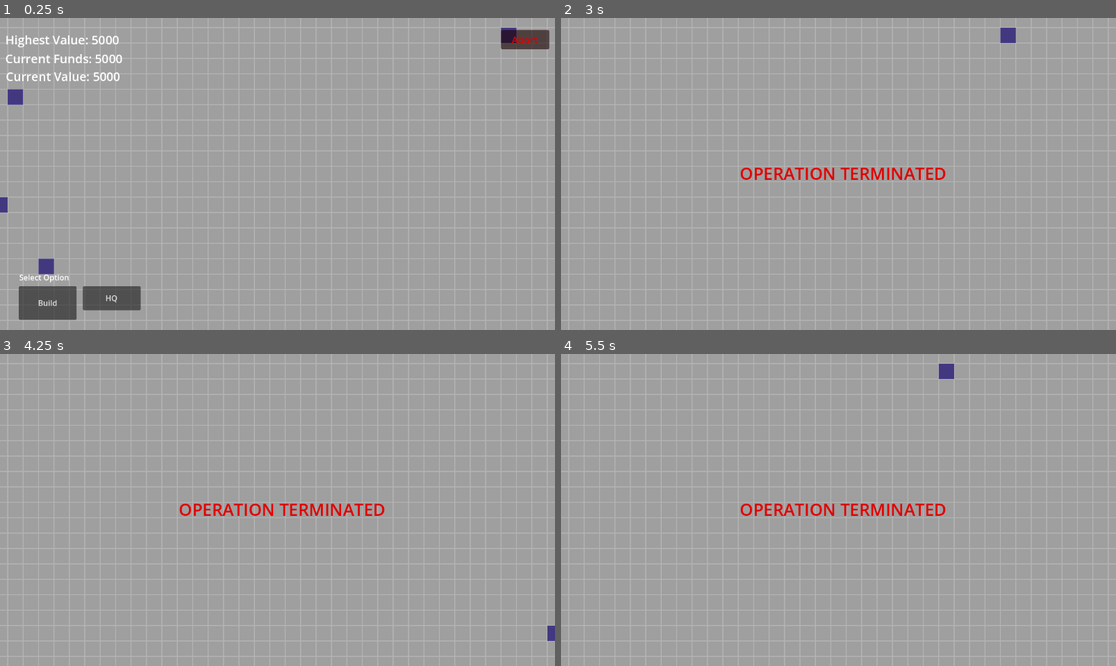
Above: before the commit, frames 1-4 (two rows, left to right).
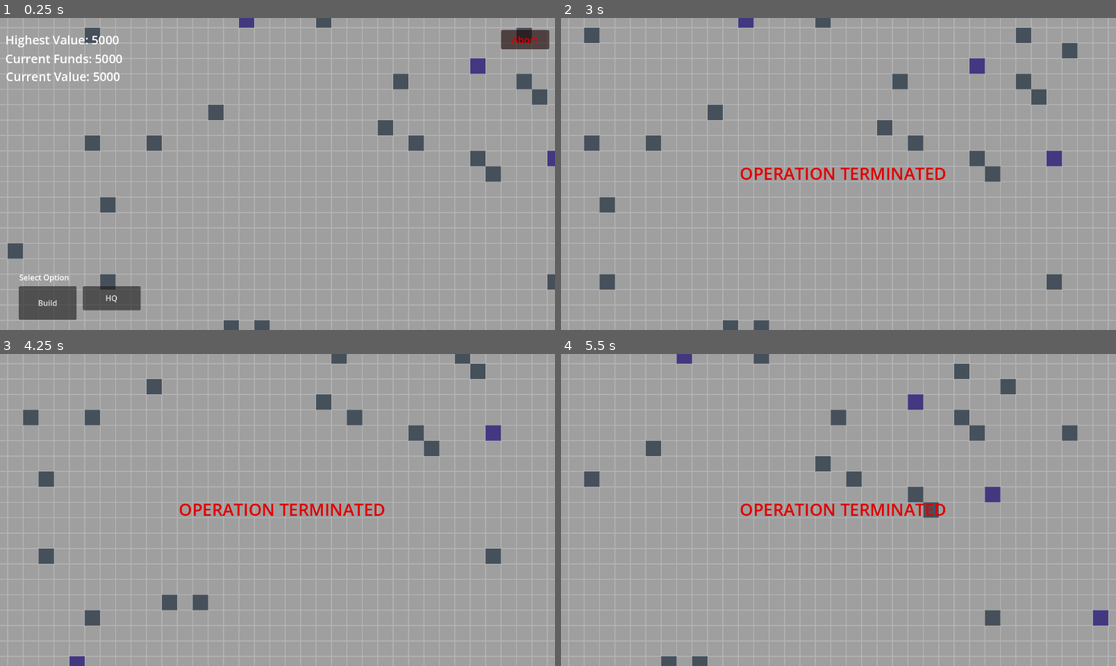
Above: after the commit, the same moments.

Repository: dwlee0802/BusinessTD
Game: Godot game, scene res://Scenes/game.tscn
The game is run twice, just before and just after one commit, with the same random seed, the same clock (stepped at 60 frames per second) and the same inputs.
Inputs (mouse positions are in pixels of both pictures, inside the frame that each line leads up to):
- Up to frame 1 (0.25 s): no input
- Up to frame 2 (3 s): click "Build" at 0.5 s; click "Abort" at 1.25 s; click "Confirm" at 2 s; tap Enter at 2.75 s; move the mouse to (960, 158) at 2.77 s; hold D from 2.78 s (still down); click (960, 158) at 2.92 s
- Up to frame 3 (4.25 s): tap Space at 3.5 s; move the mouse to (166, 525) at 3.52 s; release D at 3.53 s; hold S from 3.53 s (still down); click (166, 525) at 3.67 s
- Up to frame 4 (5.5 s): tap Enter at 4.25 s; move the mouse to (894, 441) at 4.27 s; release S at 4.28 s; hold D 4.28-5.03 s; click (894, 441) at 4.42 s; tap Space at 5 s; move the mouse to (810, 572) at 5.02 s; hold W from 5.03 s (still down); click (810, 572) at 5.17 s

The runs differ from the first frame. In frame 1, 3.2% of the frame differs, in the area x 0-100%, y 0-100%; in frame 2, 3.1%; in frame 3, 2.5%; in frame 4, 2.7%.

Commit message:
Tiles can now be a slowdown tile that reduces the speed of units on it by 50 percent.

Diff:
--- a/Scenes/HQ.tscn
+++ b/Scenes/HQ.tscn
@@ -42,6 +42,7 @@
 script = ExtResource("4_sn4ns")
 
 [node name="APAreaSprite" type="Sprite2D" parent="TurretBarrelSprite/APShapeCast"]
+visible = false
 modulate = Color(1, 1, 1, 0.188235)
 rotation = -0.000442344
 scale = Vector2(203.477, 3.23246)
--- a/Scenes/enemyUnit.gd
+++ b/Scenes/enemyUnit.gd
@@ -6,6 +6,7 @@
 var attackTarget
 
 @export var speed: int = 100
+@export var speedModifier: float = 1
 
 var healthBar
 
@@ -29,7 +30,7 @@
 
 func _physics_process(delta):
 	if attackTarget != null:
-		velocity = Vector2(speed,0).rotated(position.angle_to_point(attackTarget.position))
+		velocity = Vector2(speed * speedModifier,0).rotated(position.angle_to_point(attackTarget.position))
 
 		var collision = move_and_collide(velocity * delta)
 		if collision:
@@ -40,6 +41,19 @@
 		attackTarget = game.playerStructures.pick_random()
 
 
+	# slow down if tile is such tile
+	var space = get_viewport().world_2d.direct_space_state
+	var param = PhysicsPointQueryParameters2D.new()
+	param.position = position
+	param.collision_mask = 4
+	var result = space.intersect_point(param)
+
+	if result[0].collider.isSlowDown == true:
+		speedModifier = 0.5
+	else:
+		speedModifier = 1
+
+
 func ReceiveHit(amount):
 	hitPoints -= amount
 #	healthBar.scale.x = 32 * hitPoints / maxHitPoints
--- a/Scenes/map_block.gd
+++ b/Scenes/map_block.gd
@@ -6,6 +6,7 @@
 @export var boardHeight = 200
 
 var depositSpawnRate: float = 0.005
+var slowdownSpawnRate: float = 0.02
 
 # Size of a square tile's one side's length in pixels
 var initialTilesize = 32
@@ -47,6 +48,10 @@
 			newTile.position = Vector2(j * TILESIZE, i * TILESIZE)
 			newTile.row = i
 			newTile.col = j
+
+			if randf() < slowdownSpawnRate:
+				newTile.isSlowDown = true
+
 			add_child(newTile)
 			currentRow.append(newTile)
 
--- a/Scenes/tile.gd
+++ b/Scenes/tile.gd
@@ -10,6 +10,8 @@
 
 var isDeposit: bool = false
 var richness: float = 1
+
+var isSlowDown: bool = false
 
 var upperTile
 var lowerTile
@@ -26,15 +28,8 @@
 	game = get_parent().get_parent()
 	if isDeposit:
 		get_node("Sprite2D").modulate = Color.SLATE_BLUE
-
-
-# Called every frame. 'delta' is the elapsed time since the previous frame.
-func _process(delta):
-	pass
-
-
-func _on_mouse_entered():
-	game.mouseOnTile = self
+	elif isSlowDown:
+		get_node("Sprite2D").modulate = Color.SLATE_GRAY
 
 
 func _to_string():
--- a/Scenes/tile.tscn
+++ b/Scenes/tile.tscn
@@ -8,7 +8,7 @@
 
 [node name="Tile" type="RigidBody2D"]
 collision_layer = 4
-collision_mask = 0
+collision_mask = 8
 input_pickable = true
 mass = 0.01
 freeze = true
@@ -21,6 +21,3 @@
 [node name="Sprite2D" type="Sprite2D" parent="."]
 texture_filter = 1
 texture = ExtResource("2_we066")
-
-[connection signal="mouse_entered" from="." to="." method="_on_mouse_entered"]
-[connection signal="mouse_exited" from="." to="." method="_on_mouse_exited"]
